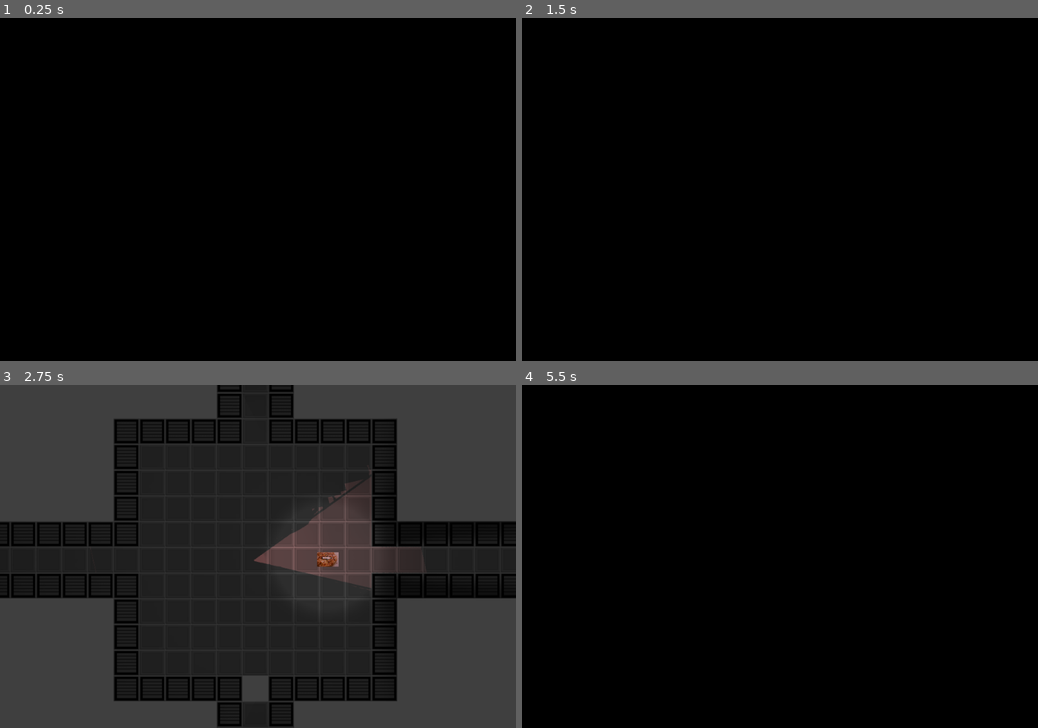
Above: before the commit, frames 1-4 (two rows, left to right).
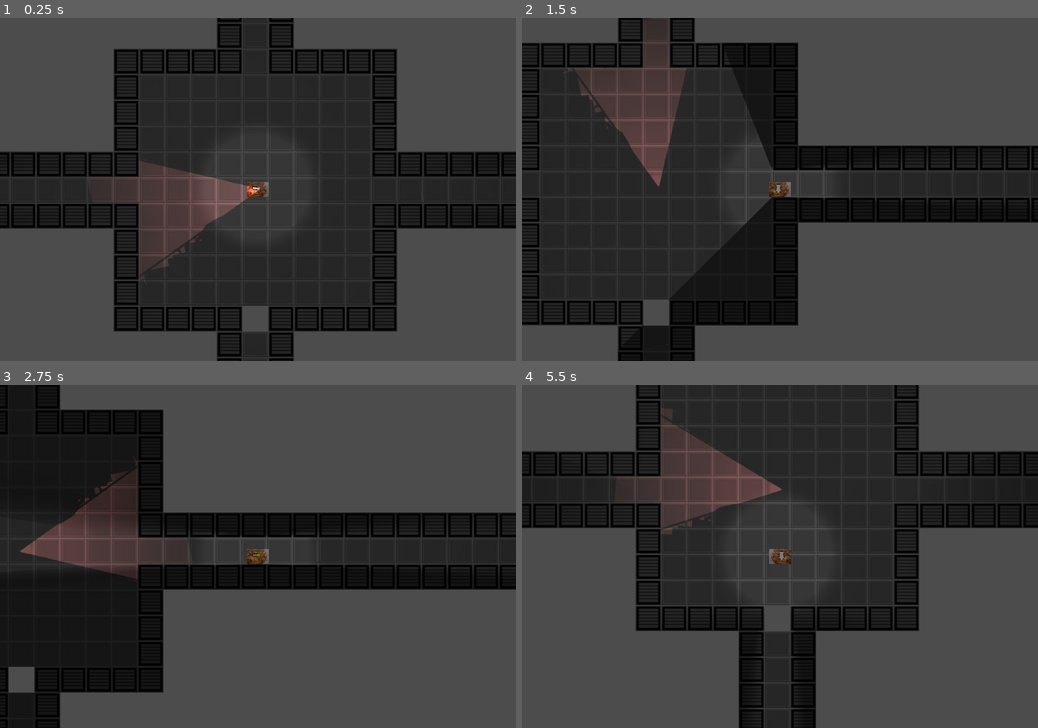
Above: after the commit, the same moments.

Repository: feyrkh/game-jam
Game: Godot game, scene res://levels/RoomTransitionDemo.tscn
The game is run twice, just before and just after one commit, with the same random seed, the same clock (stepped at 60 frames per second) and the same inputs. This scene is started directly instead of the project's main scene.
Inputs:
- Up to frame 1 (0.25 s): no input
- Up to frame 2 (1.5 s): hold Right (ui_right) 0.53-1.28 s; hold Down (ui_down) from 1.28 s (still down)
- Up to frame 3 (2.75 s): release Down (ui_down) at 2.03 s; hold Right (ui_right) from 2.03 s (still down)
- Up to frame 4 (5.5 s): release Right (ui_right) at 2.78 s; hold Up (ui_up) 2.78-3.53 s; hold Left (ui_left) 3.53-5.03 s; hold Down (ui_down) from 5.03 s (still down)

The runs differ from the first frame. In frame 1, 90% of the frame differs, in the area x 0-100%, y 0-100%; in frame 2, 81%; in frame 3, 57%; in frame 4, 90%.

Commit message:
Remove room camera areas in the demo since they're the wrong size now

Diff:
--- a/01_space_horror/levels/RoomTransitionDemo.tscn
+++ b/01_space_horror/levels/RoomTransitionDemo.tscn
@@ -1,8 +1,7 @@
-[gd_scene load_steps=7 format=2]
+[gd_scene load_steps=6 format=2]
 
 [ext_resource path="res://levels/StationTileset.tres" type="TileSet" id=1]
 [ext_resource path="res://player/Player.tscn" type="PackedScene" id=2]
-[ext_resource path="res://camera/FixedCameraArea.tscn" type="PackedScene" id=3]
 [ext_resource path="res://camera/MixedModeCamera.tscn" type="PackedScene" id=4]
 [ext_resource path="res://props/StrobeLight.tscn" type="PackedScene" id=5]
 [ext_resource path="res://levels/starbeast/StarbeastRoom.tscn" type="PackedScene" id=6]
@@ -63,44 +62,6 @@
 
 [node name="Room Cameras" type="Node" parent="."]
 
-[node name="Room 1" parent="Room Cameras" instance=ExtResource( 3 )]
-visible = false
-position = Vector2( 460.62, 257.563 )
-
-[node name="Room 2" parent="Room Cameras" instance=ExtResource( 3 )]
-visible = false
-position = Vector2( 1676.76, 275.522 )
-
-[node name="Hall 1R" parent="Room Cameras" instance=ExtResource( 3 )]
-visible = false
-position = Vector2( 829.062, 265.676 )
-scale = Vector2( 0.5, 0.5 )
-cameraFocus = 3
-
-[node name="Hall 1L" parent="Room Cameras" instance=ExtResource( 3 )]
-visible = false
-position = Vector2( 108.466, 264.044 )
-scale = Vector2( 0.5, 0.5 )
-cameraFocus = 2
-
-[node name="Hall 2L" parent="Room Cameras" instance=ExtResource( 3 )]
-visible = false
-position = Vector2( 1319.31, 268.731 )
-scale = Vector2( 0.5, 0.5 )
-cameraFocus = 2
-
-[node name="Hall 1T" parent="Room Cameras" instance=ExtResource( 3 )]
-visible = false
-position = Vector2( 456.845, -99.5541 )
-scale = Vector2( 0.5, 0.5 )
-cameraFocus = 1
-
-[node name="Hall 1D" parent="Room Cameras" instance=ExtResource( 3 )]
-visible = false
-position = Vector2( 454.423, 619.688 )
-scale = Vector2( 0.5, 0.5 )
-cameraFocus = 4
-
 [node name="Camera2D" parent="." instance=ExtResource( 4 )]
 position = Vector2( 468.336, 269.99 )
 current = true
